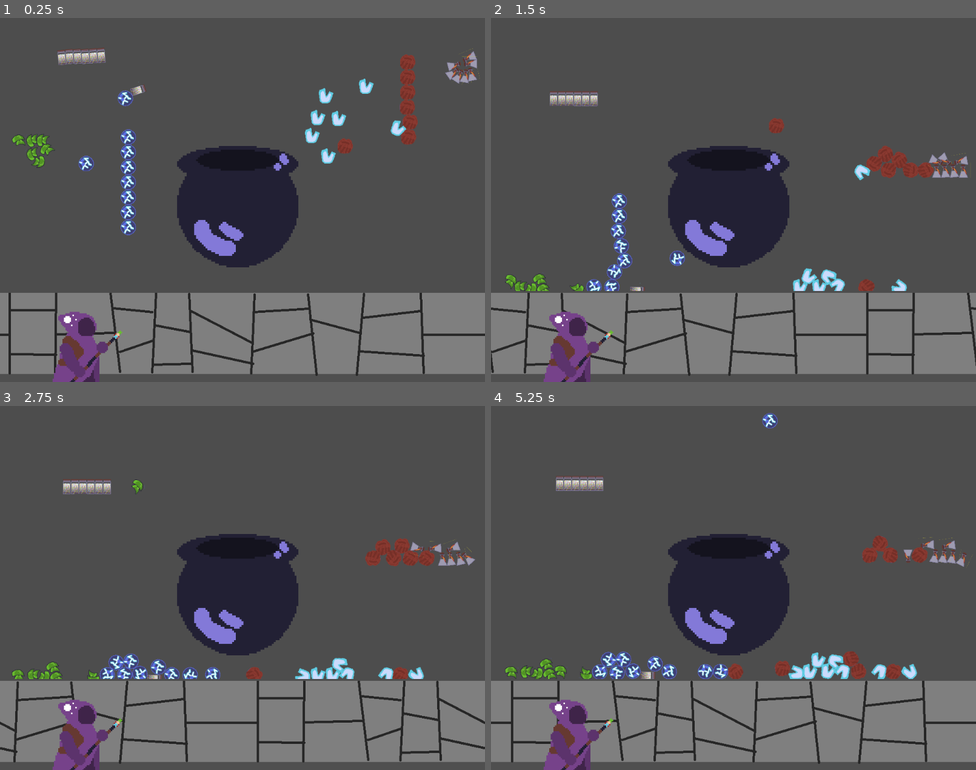
Above: before the commit, frames 1-4 (two rows, left to right).
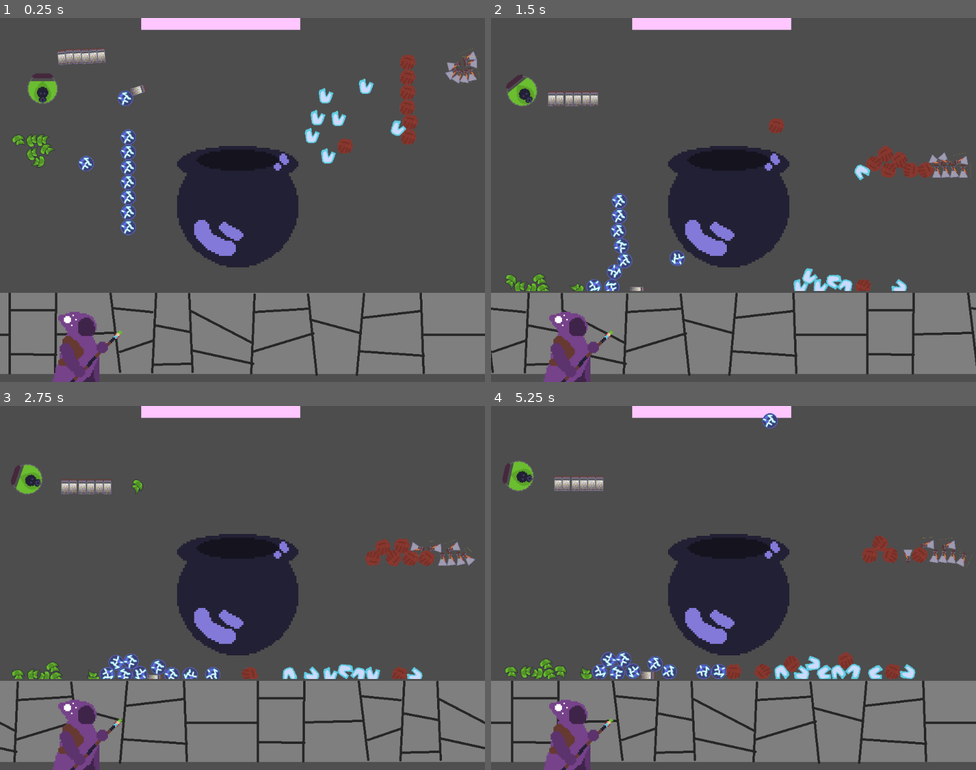
Above: after the commit, the same moments.

Repository: Mr-GEM-Bones/Cauldron-Game
Game: Godot game, scene res://Scenes/main/main.tscn
Two runs of this game, one before a commit and one after it. Both use one fixed random seed, a clock stepped at 60 frames per second and the inputs below.
Inputs (mouse positions are in pixels of both pictures, inside the frame that each line leads up to):
- Up to frame 1 (0.25 s): no input
- Up to frame 2 (1.5 s): tap Enter at 0.5 s; drag from (612, 98) to (728, 210) at 0.52 s; drag from (762, 58) to (728, 210) at 1.27 s
- Up to frame 3 (2.75 s): move the mouse to (140, 638) at 2.02 s; hold Left (ui_left) from 2.03 s (still down); tap T at 2.1 s; click (140, 638) at 2.17 s
- Up to frame 4 (5.25 s): release Left (ui_left) at 2.75 s; drag from (626, 489) to (588, 533) at 2.77 s; drag from (621, 486) to (728, 598) at 3.52 s; drag from (772, 431) to (728, 598) at 4.27 s; move the mouse to (621, 660) at 5.02 s; hold Right (ui_right) from 5.03 s (still down); tap T at 5.1 s; click (621, 660) at 5.17 s

The runs differ from the first frame. In frame 1, 1.5% of the frame differs, in the area x 5-62%, y 0-24%; in frame 2, 2.1%; in frame 3, 2.4%; in frame 4, 2.9%, in the area x 2-88%, y 0-75%.

Commit message:
Exit area
-made exit area for potions.
-changed layer for potions to 1 same as ingredients.
-only layer 2 items can leave.
-when you drop potion in area, it emits a signal with the potion variable.

Diff:
--- a/Scenes/BackLab/Backpack.gd
+++ b/Scenes/BackLab/Backpack.gd
@@ -6,6 +6,8 @@
 var _is_bumped
 var _move_velocity
 var _force = 0
+
+signal potion_dropped_in_area(body)
 
 # Get the gravity from the project settings to be synced with RigidBody nodes.
 #var gravity = ProjectSettings.get_setting("physics/2d/default_gravity")
@@ -40,3 +42,20 @@
 	_move_velocity = Vector2(rng.randf_range(-1,1),rng.randf_range(-1,1)).normalized()
 	_force = force
 	_is_bumped = true
+
+
+
+func _on_exit_area_body_entered(body):
+	if body.collision_layer == 2:
+		# Connect the potion's signal to the area's signal
+		body.connect("potion_dropped",_on_potion_dropped_in_area)
+
+func _on_exit_area_body_exited(body):
+	# Disconnect the potion's signal when it exits the area
+	body.disconnect("potion_dropped", _on_potion_dropped_in_area)
+
+func _on_potion_dropped_in_area(body):
+	# This function will be called when the potion is dropped in the area
+	emit_signal("potion_dropped_in_area", body)
+	print(body.ingredient)
+	body.queue_free()		#TODO: this should be called somewhere else or not.
--- a/Scenes/BackLab/back_lab.tscn
+++ b/Scenes/BackLab/back_lab.tscn
@@ -10,6 +10,7 @@
 [ext_resource type="PackedScene" uid="uid://odbu85116l13" path="res://Scenes/Items/Ingredient/BlueCrystal.tscn" id="7_lnni0"]
 [ext_resource type="PackedScene" uid="uid://ctxrlji6s1jbs" path="res://Scenes/Items/Ingredient/Glitter.tscn" id="8_7q1vc"]
 [ext_resource type="PackedScene" uid="uid://cwbh4xtasuhlh" path="res://Scenes/Items/Ingredient/HydrochloricAcid.tscn" id="9_dqgtu"]
+[ext_resource type="PackedScene" uid="uid://c8snr1pfvpclc" path="res://Scenes/Items/Potions/PoisonPotion.tscn" id="11_dx3lv"]
 
 [sub_resource type="RectangleShape2D" id="RectangleShape2D_gdbqi"]
 size = Vector2(20, 201)
@@ -52,10 +53,14 @@
 [sub_resource type="RectangleShape2D" id="RectangleShape2D_ijo7e"]
 size = Vector2(256, 23)
 
+[sub_resource type="RectangleShape2D" id="RectangleShape2D_dvthu"]
+size = Vector2(336, 48)
+
+[sub_resource type="CanvasTexture" id="CanvasTexture_w41iw"]
+
 [node name="BackLab" type="Node2D"]
 
 [node name="Backpack" type="CharacterBody2D" parent="."]
-collision_layer = 7
 collision_mask = 0
 motion_mode = 1
 floor_stop_on_slope = false
@@ -143,6 +148,22 @@
 position = Vector2(510, 327)
 ignore_rotation = false
 
+[node name="ExitArea" type="Area2D" parent="Backpack"]
+position = Vector2(464, 40)
+collision_layer = 128
+collision_mask = 2
+metadata/_edit_group_ = true
+
+[node name="CollisionShape2D" type="CollisionShape2D" parent="Backpack/ExitArea"]
+shape = SubResource("RectangleShape2D_dvthu")
+
+[node name="ExitShade" type="Sprite2D" parent="Backpack/ExitArea"]
+modulate = Color(1, 0.776471, 1, 1)
+z_index = -20
+position = Vector2(-1.04904e-05, -2.26498e-06)
+scale = Vector2(336, 48)
+texture = SubResource("CanvasTexture_w41iw")
+
 [node name="Items" type="Node" parent="."]
 
 [node name="PearlOfZeus" parent="Items" instance=ExtResource("4_tlufy")]
@@ -273,4 +294,9 @@
 [node name="HydrochloricAcid7" parent="Items" instance=ExtResource("9_dqgtu")]
 position = Vector2(985, 118)
 
+[node name="PoisonPotion" parent="Items" instance=ExtResource("11_dx3lv")]
+position = Vector2(88, 160)
+
 [connection signal="body_entered" from="Backpack/Cauldron/Area2D" to="Backpack/Cauldron" method="_on_area_2d_body_entered"]
+[connection signal="body_entered" from="Backpack/ExitArea" to="Backpack" method="_on_exit_area_body_entered"]
+[connection signal="body_exited" from="Backpack/ExitArea" to="Backpack" method="_on_exit_area_body_exited"]
--- a/Scenes/Items/Item.gd
+++ b/Scenes/Items/Item.gd
@@ -23,7 +23,7 @@
 func _on_input_event(viewport, event, shape_idx):
 	if event is InputEventMouseButton and event.button_index == MOUSE_BUTTON_LEFT:
 		if event.pressed:
-			print("Mouse clicked at: ", event.position)
+			#print("Mouse clicked at: ", event.position)
 			PickUpItem()
 
 func _input(event):
@@ -33,6 +33,7 @@
 func PickUpItem():
 	#this function changes everything that needs to change when an item is picked up.
 	_is_held = true
+	print(collision_layer)
 
 func DropItem():
 	#This function changes everything that needs to change when an item is released.
--- a/Scenes/Items/Potion.gd
+++ b/Scenes/Items/Potion.gd
@@ -2,6 +2,8 @@
 
 
 @export var brew_time = 5.0
+
+signal potion_dropped(body)
 
 # Called when the node enters the scene tree for the first time.
 func _ready():
@@ -11,3 +13,17 @@
 # Called every frame. 'delta' is the elapsed time since the previous frame.
 func _process(delta):
 	pass
+
+func PickUpItem():
+	super.PickUpItem()
+
+	#change collision layer
+	collision_layer = 2
+
+func DropItem():
+	super.DropItem()
+
+	#Change collision layer back
+	collision_layer = 1
+	#emit signal to announce that the potion is dropped.
+	emit_signal("potion_dropped",self)
--- a/Scenes/Items/Potions/DefensePotion.tscn
+++ b/Scenes/Items/Potions/DefensePotion.tscn
@@ -14,7 +14,6 @@
 region = Rect2(640, 0, 128, 128)
 
 [node name="DefensePotion" type="RigidBody2D"]
-collision_layer = 2
 collision_mask = 7
 input_pickable = true
 script = ExtResource("1_voghr")
--- a/Scenes/Items/Potions/HarvestPotion.tscn
+++ b/Scenes/Items/Potions/HarvestPotion.tscn
@@ -11,7 +11,6 @@
 region = Rect2(384, 0, 128, 128)
 
 [node name="HarvestPotion" type="RigidBody2D"]
-collision_layer = 2
 collision_mask = 7
 input_pickable = true
 script = ExtResource("1_2davq")
--- a/Scenes/Items/Potions/HealthPotion.tscn
+++ b/Scenes/Items/Potions/HealthPotion.tscn
@@ -11,7 +11,6 @@
 region = Rect2(0, 0, 128, 128)
 
 [node name="HealthPotion" type="RigidBody2D"]
-collision_layer = 2
 collision_mask = 7
 input_pickable = true
 script = ExtResource("1_fp28v")
--- a/Scenes/Items/Potions/ManaPotion.tscn
+++ b/Scenes/Items/Potions/ManaPotion.tscn
@@ -12,7 +12,6 @@
 
 [node name="ManaPotion" type="RigidBody2D"]
 position = Vector2(281, 184)
-collision_layer = 2
 collision_mask = 7
 input_pickable = true
 script = ExtResource("1_7by4j")
--- a/Scenes/Items/Potions/PoisonPotion.tscn
+++ b/Scenes/Items/Potions/PoisonPotion.tscn
@@ -14,7 +14,6 @@
 region = Rect2(768, 0, 128, 128)
 
 [node name="PoisonPotion" type="RigidBody2D"]
-collision_layer = 2
 collision_mask = 7
 input_pickable = true
 script = ExtResource("1_o7350")
--- a/Scenes/Items/Potions/SlowPotion.tscn
+++ b/Scenes/Items/Potions/SlowPotion.tscn
@@ -14,7 +14,6 @@
 region = Rect2(1024, 0, 128, 128)
 
 [node name="SlowPotion" type="RigidBody2D"]
-collision_layer = 2
 collision_mask = 7
 input_pickable = true
 script = ExtResource("1_bade1")
--- a/Scenes/Items/Potions/SpeedPotion.tscn
+++ b/Scenes/Items/Potions/SpeedPotion.tscn
@@ -11,7 +11,6 @@
 region = Rect2(256, 0, 128, 128)
 
 [node name="SpeedPotion" type="RigidBody2D"]
-collision_layer = 2
 collision_mask = 7
 input_pickable = true
 script = ExtResource("1_376qd")
--- a/Scenes/Items/Potions/StrengthPotion.tscn
+++ b/Scenes/Items/Potions/StrengthPotion.tscn
@@ -14,7 +14,6 @@
 region = Rect2(512, 0, 128, 128)
 
 [node name="StrengthPotion" type="RigidBody2D"]
-collision_layer = 2
 collision_mask = 7
 input_pickable = true
 script = ExtResource("1_28cv6")
--- a/Scenes/Items/Potions/WeaknessPotion.tscn
+++ b/Scenes/Items/Potions/WeaknessPotion.tscn
@@ -14,7 +14,6 @@
 region = Rect2(896, 0, 128, 128)
 
 [node name="WeaknessPotion" type="RigidBody2D"]
-collision_layer = 2
 collision_mask = 7
 input_pickable = true
 script = ExtResource("1_bxr23")
Not shown: 1 places in Scenes/BackLab/back_lab.tscn that only renumber resources
